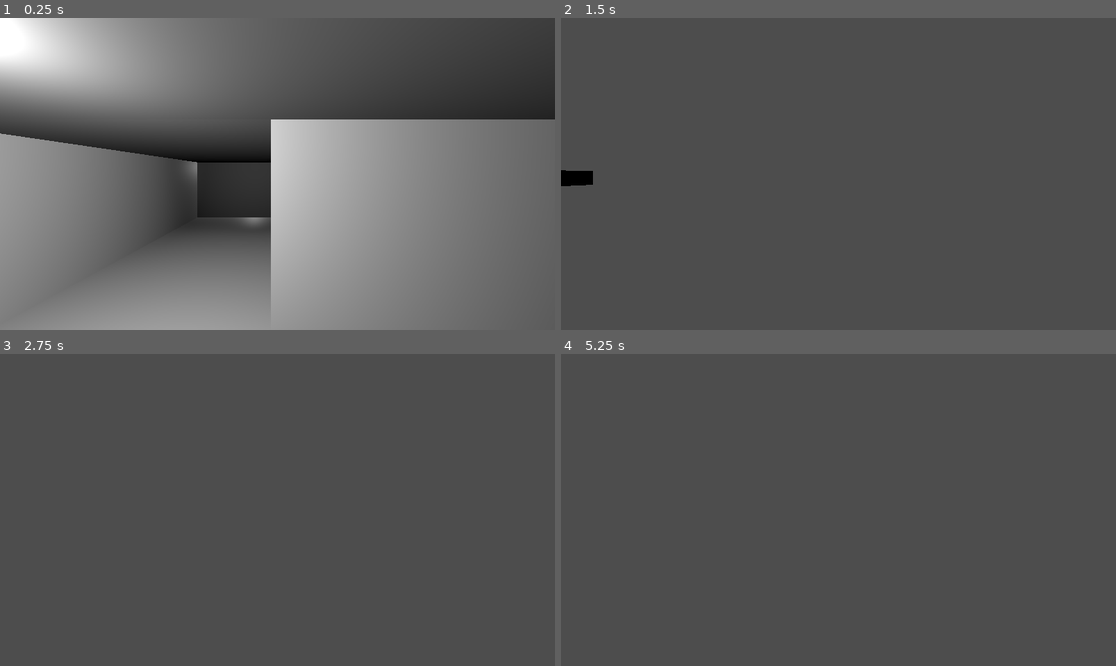
Above: before the commit, frames 1-4 (two rows, left to right).
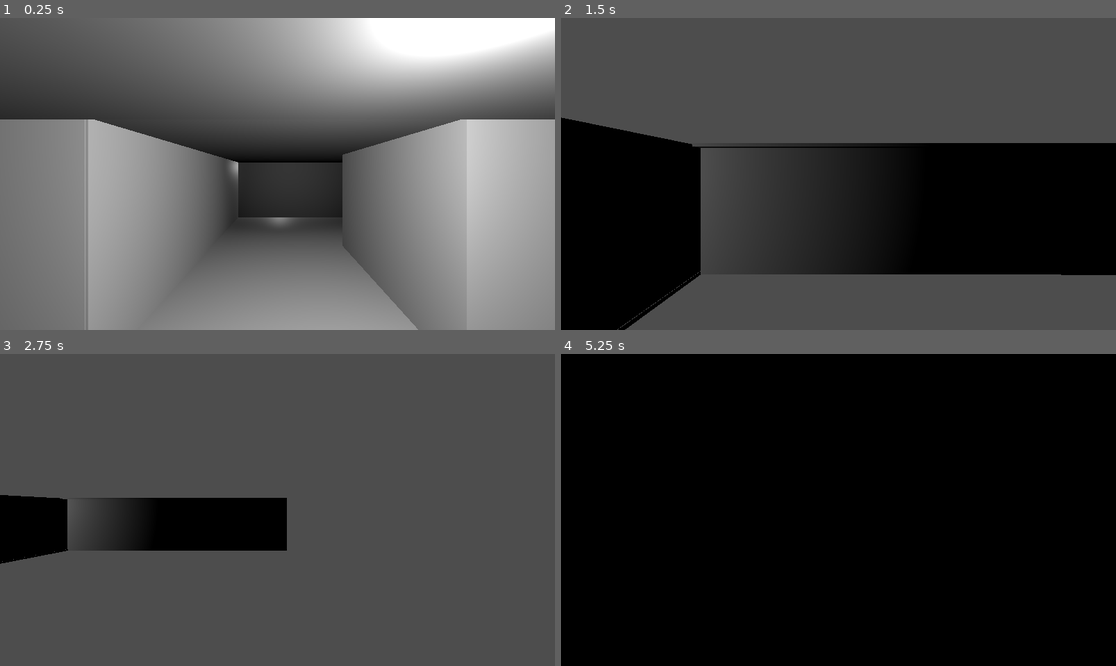
Above: after the commit, the same moments.

Repository: Patyszoon/The-White-Room-in-Godot
Game: Godot game, scene res://scena2.tscn
The game is run twice, just before and just after one commit, with the same random seed, the same clock (stepped at 60 frames per second) and the same inputs.
Inputs:
- Up to frame 1 (0.25 s): no input
- Up to frame 2 (1.5 s): hold D (move_right) 0.53-1.28 s; hold S (move_down) from 1.28 s (still down)
- Up to frame 3 (2.75 s): release S (move_down) at 2.03 s; hold D (move_right) from 2.03 s (still down)
- Up to frame 4 (5.25 s): release D (move_right) at 2.78 s; hold W (move_up) 2.78-3.53 s; hold A (move_left) 3.53-5.03 s; hold S (move_down) from 5.03 s (still down)

The runs differ from the first frame. In frame 1, 69% of the frame differs, in the area x 0-100%, y 0-100%; in frame 2, 41%; in frame 3, 8.2%; in frame 4, 100%.

Commit message:
Add files via upload

Diff:
--- a/Skrypty/skrypt.gd
+++ b/Skrypty/skrypt.gd
@@ -1,20 +1,16 @@
 extends CharacterBody3D
 
-@export var speed = 14
-@export var fall_acceleration = 75
+@export var speed = 12
 
 var target_velocity = Vector3.ZERO
-
 
 func _ready():
 	pass
 
-
 func _process(delta):
 	pass
 
-
-func _physics_process(delta):
+func _physics_process(delta: float):
 	var direction = Vector3.ZERO
 
 	if Input.is_action_pressed("move_right"):
@@ -30,5 +26,9 @@
 		direction = direction.normalized()
 		$Pivot.look_at(position + direction, Vector3.UP)
 
-	velocity += Vector3(1.0, 0.0, 0.0)
+	if direction != Vector3.ZERO:
+		target_velocity.x = direction.x * speed
+		target_velocity.z = direction.z * speed
+
+	velocity = target_velocity
 	move_and_slide()
Binary file changed: Player.glb
